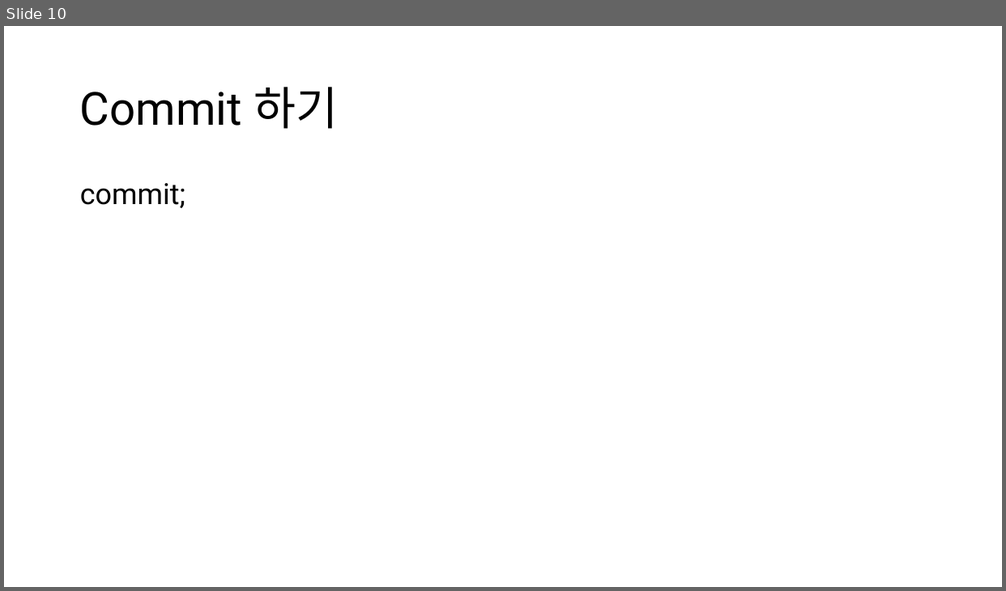
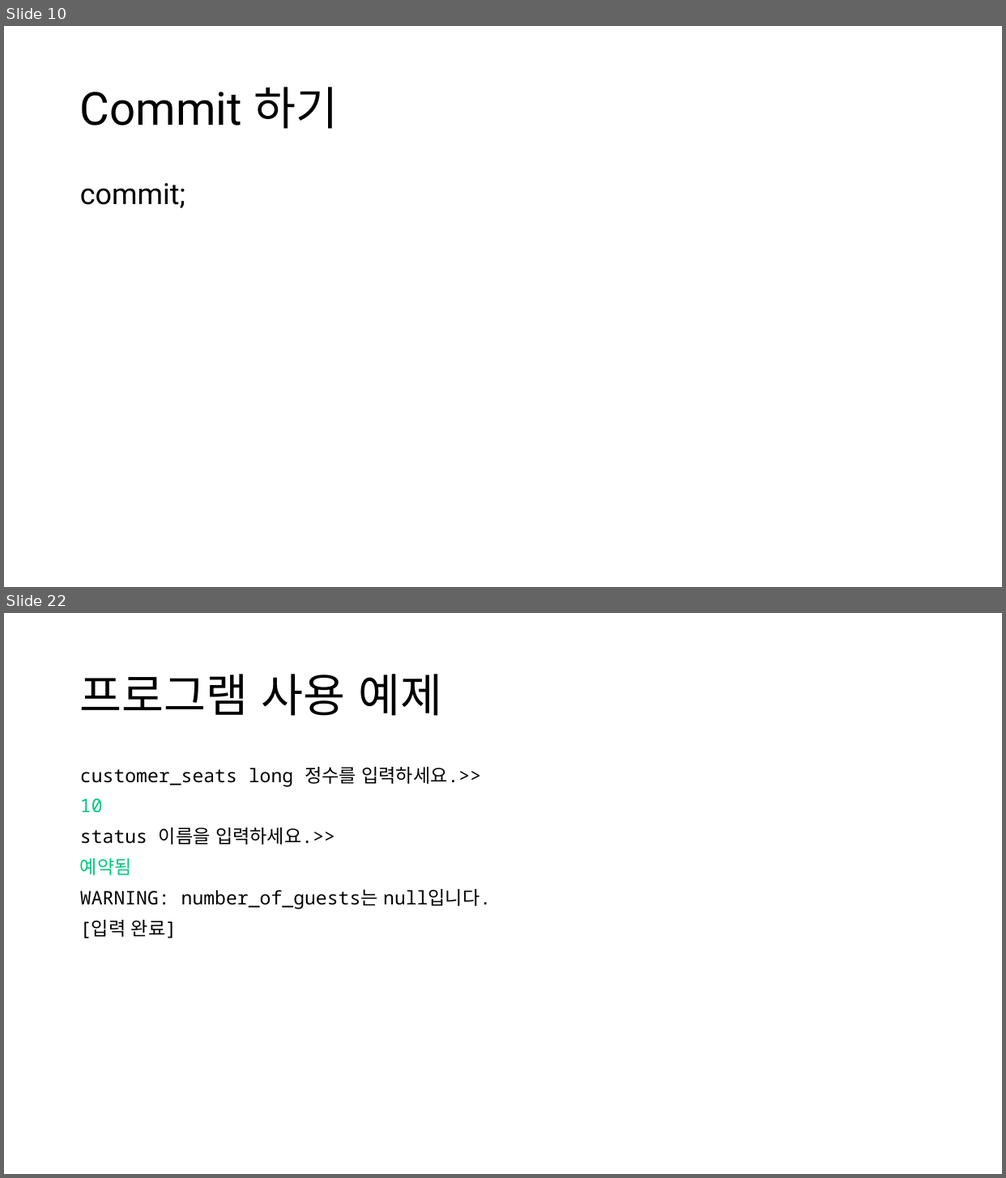
Before and after one commit to TaYaKi71751/gukbi, a slide deck: ppt/Oracle DB Project.pptx. Shown one above the other, each under a label of ours: slide 10 before the commit, slides 10 and 22 after it; the slides between them are not shown. The pictures are 1006x591 and 1006x1178 pixels, drawn with LibreOffice and Linux fonts; fonts in the diff are those of the drawing. Boxes give left, top, right and bottom in pixels: in the first picture for what was removed or moved away, otherwise in the second. Text is boxed around its words. In the diff, an @@ line names an element or a change of style, - is before the commit and + after.

```diff
--- a/ppt/Oracle DB Project.pptx
+++ b/ppt/Oracle DB Project.pptx
@@ slide 22 added at bbox=[4, 613, 1002, 1174], background #FFFFFF @@
@@ title added at bbox=[80, 674, 442, 716], 44 pt, text #000000 @@
+프로그램 사용 예제
@@ text added at bbox=[80, 767, 491, 939], 18 pt, text #000000 @@
+customer_seats long 정수를 입력하세요.>>
+10
+status 이름을 입력하세요.>>
+예약됨
+WARNING: number_of_guests는 null입니다.
+[입력 완료]
```
Also in this commit, not shown: 28 other slides added, 3 other files.
